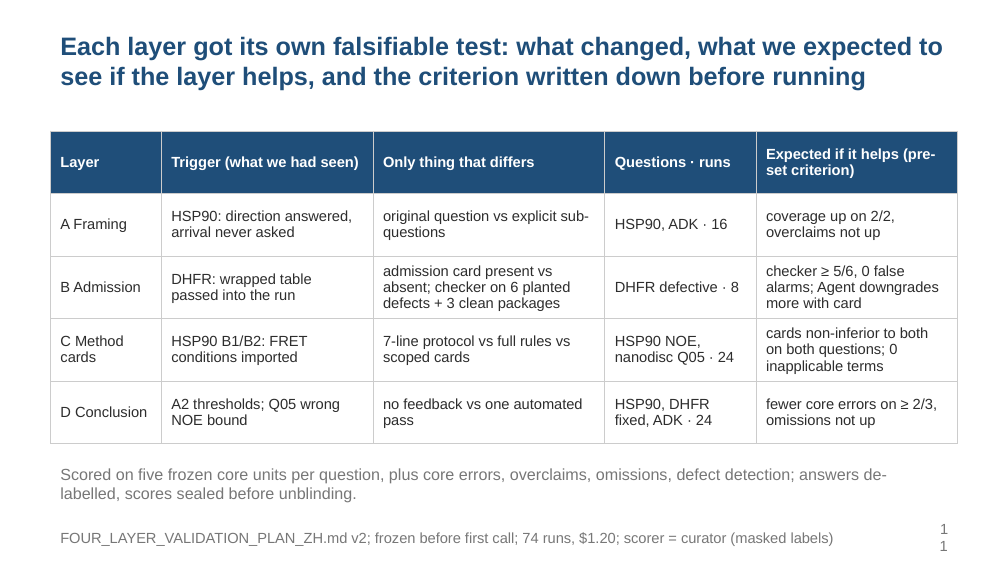
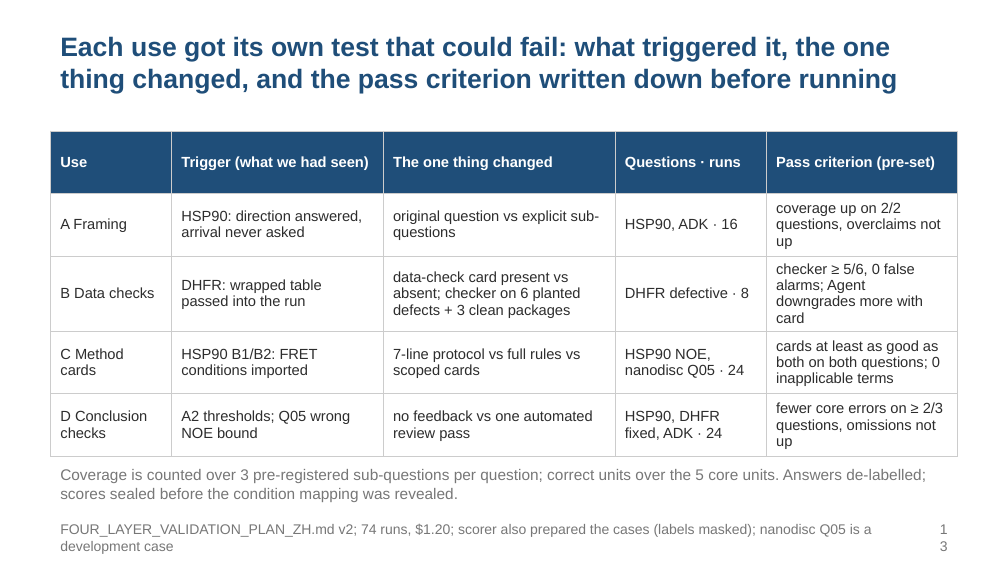
Before and after one commit to alex051107/dynamics-atlas-harness, a slide deck: slide 13 of review/rules-agent-study-20260909/development-results/SOOJUNG_DISCUSSION_20260910_EN.pptx (slide 11 before the commit). Drawn at 1008x567 pixels with LibreOffice and Linux fonts; fonts in the diff are those of the drawing. Boxes give left, top, right and bottom in pixels: in the first picture for what was removed or moved away, otherwise in the second. Text is boxed around its words. In the diff, an @@ line names an element or a change of style, - is before the commit and + after.

```diff
--- a/review/rules-agent-study-20260909/development-results/SOOJUNG_DISCUSSION_20260910_EN.pptx
+++ b/review/rules-agent-study-20260909/development-results/SOOJUNG_DISCUSSION_20260910_EN.pptx
@@ text at box(60, 36, 898, 94): text changed; size 18 to 19 pt @@
-Each layer got its own falsifiable test: what changed, what we expected to see if the layer helps, and the criterion written down before running
+Each use got its own test that could fail: what triggered it, the one thing changed, and the pass criterion written down before running
@@ table at box(50, 131, 958, 453) @@
-row 1: Layer | Trigger (what we had seen) | Only thing that differs | Questions · runs | Expected if it helps (pre-set criterion)
+row 1: Use | Trigger (what we had seen) | The one thing changed | Questions · runs | Pass criterion (pre-set)
-row 2, column 5: coverage up on 2/2, overclaims not up
+row 2, column 5: coverage up on 2/2 questions, overclaims not up
-row 3, column 1: B Admission
+row 3, column 1: B Data checks
-row 3, column 3: admission card present vs absent; checker on 6 planted defects + 3 clean packages
+row 3, column 3: data-check card present vs absent; checker on 6 planted defects + 3 clean packages
-row 4, column 5: cards non-inferior to both on both questions; 0 inapplicable terms
+row 4, column 5: cards at least as good as both on both questions; 0 inapplicable terms
-row 5: D Conclusion | A2 thresholds; Q05 wrong NOE bound | no feedback vs one automated pass | HSP90, DHFR fixed, ADK · 24 | fewer core errors on ≥ 2/3, omissions not up
+row 5: D Conclusion checks | A2 thresholds; Q05 wrong NOE bound | no feedback vs one automated review pass | HSP90, DHFR fixed, ADK · 24 | fewer core errors on ≥ 2/3 questions, omissions not up
@@ text at box(60, 469, 926, 502): text changed; size 11.5 to 11 pt @@
-Scored on five frozen core units per question, plus core errors, overclaims, omissions, defect detection; answers de-labelled, scores sealed before unblinding.
+Coverage is counted over 3 pre-registered sub-questions per question; correct units over the 5 core units. Answers de-labelled; scores sealed before the condition mapping was revealed.
@@ text at box(60, 524, 872, 554): text changed; size 10.5 to 10 pt @@
-FOUR_LAYER_VALIDATION_PLAN_ZH.md v2; frozen before first call; 74 runs, $1.20; scorer = curator (masked labels)
+FOUR_LAYER_VALIDATION_PLAN_ZH.md v2; 74 runs, $1.20; scorer also prepared the cases (labels masked); nanodisc Q05 is a development case
@@ text at box(927, 522, 958, 552): text changed; size 10.5 to 10 pt @@
-11
+13
```
Also in this commit, not shown: 22 other slides changed, 3 slides added, 11 other files.
